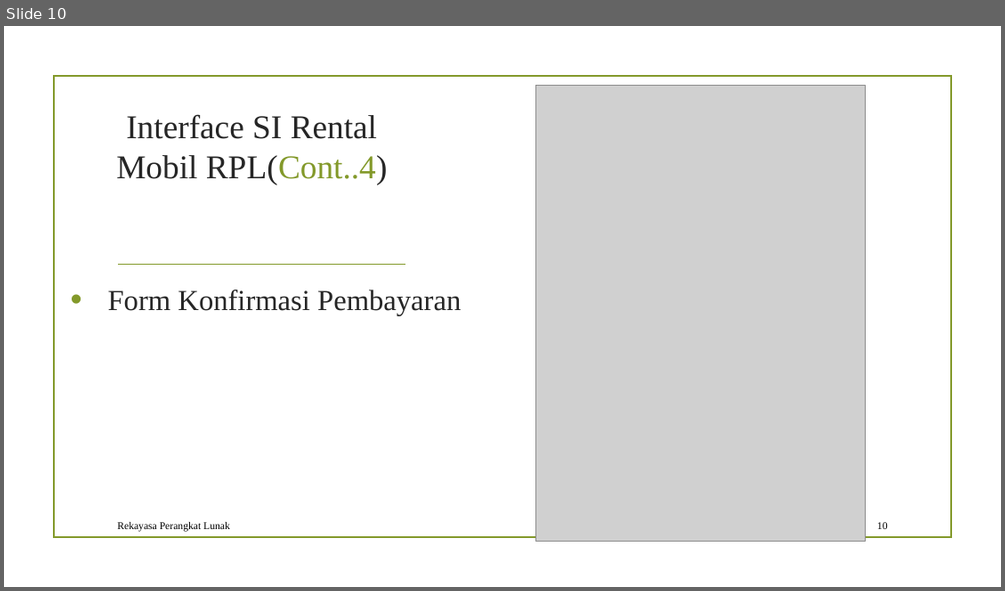
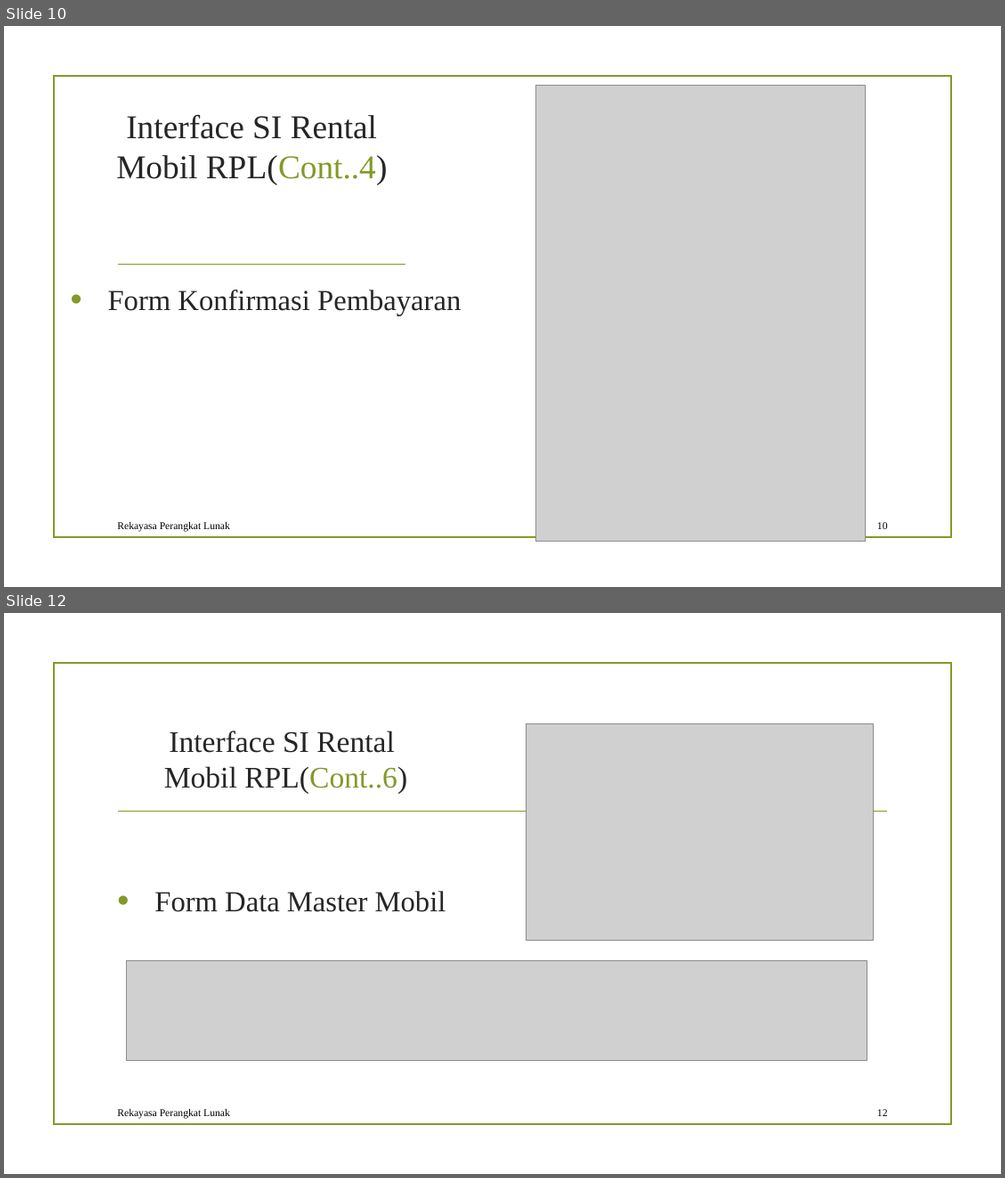
Before and after one commit to hendrynadial/RPL_LECTURE, a slide deck: Document/presentation/Presentasi_SistemInformasiRentalMobilRPL.pptx. Shown one above the other, each under a label of ours: slide 10 before the commit, slides 10 and 12 after it; the slides between them are not shown. The pictures are 1005x591 and 1005x1178 pixels, drawn with LibreOffice and Linux fonts; fonts in the diff are those of the drawing; grey boxes stand for pictures; background and template pictures are left out. Boxes give left, top, right and bottom in pixels: in the first picture for what was removed or moved away, otherwise in the second. Text is boxed around its words. In the diff, an @@ line names an element or a change of style, - is before the commit and + after.

```diff
--- a/Document/presentation/Presentasi_SistemInformasiRentalMobilRPL.pptx
+++ b/Document/presentation/Presentasi_SistemInformasiRentalMobilRPL.pptx
@@ slide 12 added at [4,613,1001,1174], background picture (left out); not listed: 1 template element that a slide beside it also shows @@
@@ title added at [164,730,407,794], 28.8 pt, text #262626 @@
+Interface SI Rental
+Mobil RPL(Cont..6)
@@ picture added at [526,723,873,940] @@
@@ line added from (119, 811) to (887, 811), #83992A 1.25 pt @@
@@ text added at [154,891,446,912], 28 pt, text #262626 @@
+• Form Data Master Mobil
@@ picture added at [127,960,866,1060] @@
@@ text added at [117,1109,230,1119], 10 pt, text #000000 @@
+Rekayasa Perangkat Lunak
@@ page number added at [877,1109,888,1116], 10 pt, text #000000 @@
+12
```
Also in this commit, not shown: 1 other slide added.
